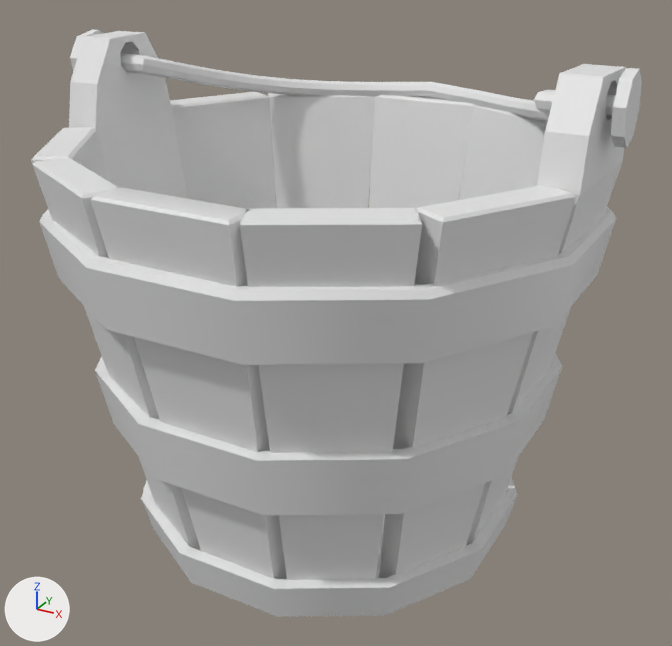
An edit to the FBX model BogeyMan/Assets/Art/Environnement/Props/Meshes/SM_Bucket.fbx, drawn before and after from the same camera.
The view is the same before and after, from a 50 mm camera at (0.131, -0.233, 0.184) aimed at (0.004, -0.002, 0.068). The lights are fixed; the arrows at lower left show +X, +Y and +Z. Where no turn or scale is listed for an object, it has been applied to the vertices.

Names of what the first picture shows: 'SM_Bucket'.
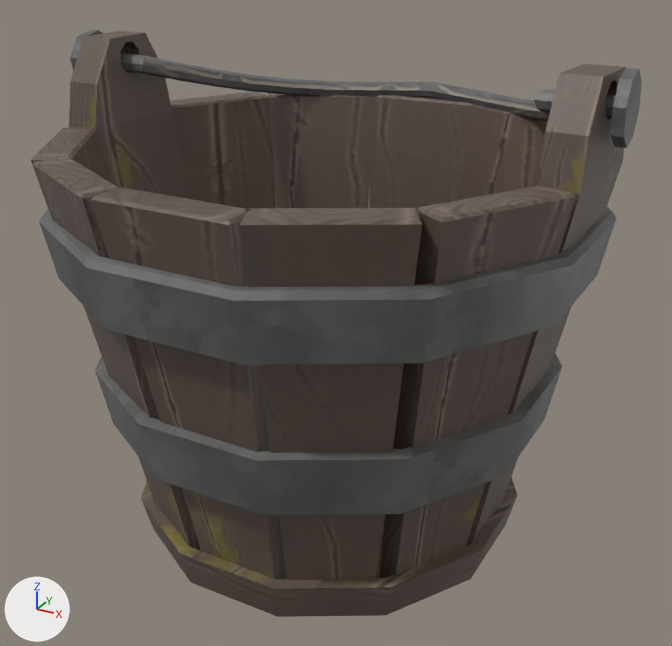
Where the change shows, as pixel boxes (x1, y1, x2, y2) in the pictures (672 x 646 px):
'SM_Bucket', recoloured: (31, 29, 642, 617) in both

What the commit changed:
Picture 'DefaultMaterial_Base_color.png' (img_defaultmaterial_base_color_png) is new.
Material 'Material #25' (mat_material__25) is new.
Its texture is img_defaultmaterial_base_color_png.
me_mesh has 513 vertices, 512 faces and spans x -0.085..0.085, y -0.08..0.08, z 0.0..0.15.
me_mesh now uses material mat_material__25 (picture img_defaultmaterial_base_color_png).
